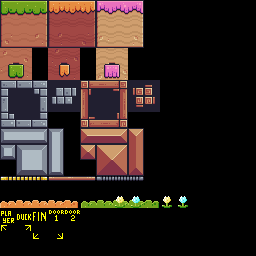
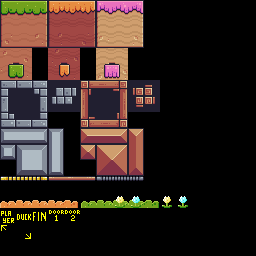
Comparing the layer stacks of the two 256 x 256 images. Changes:
painted on "sprite_positions" over [25,225,63,239]
